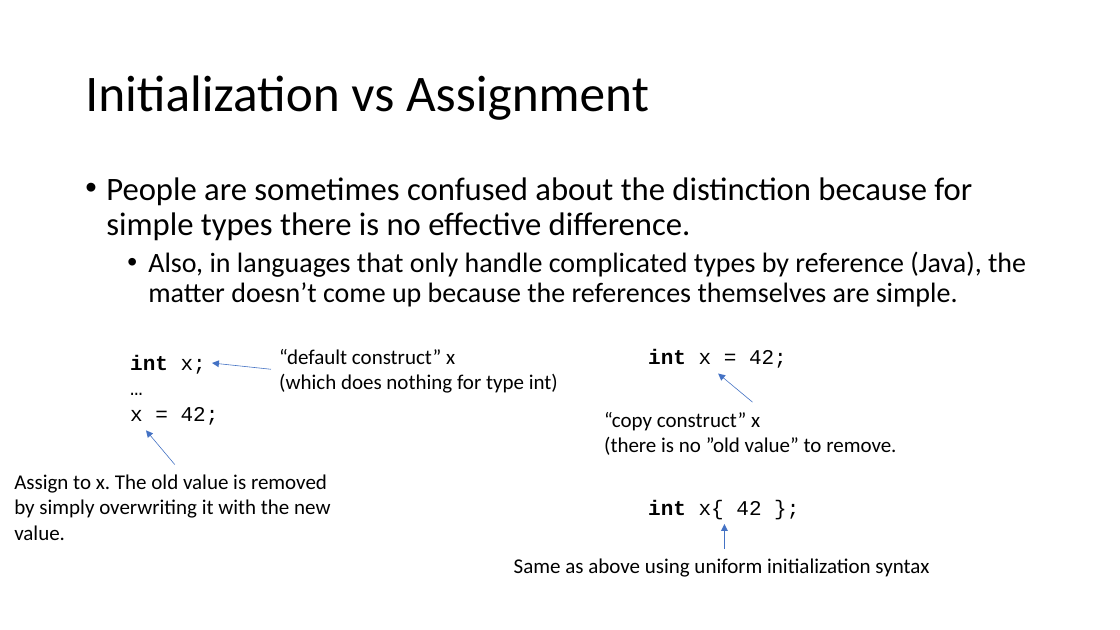
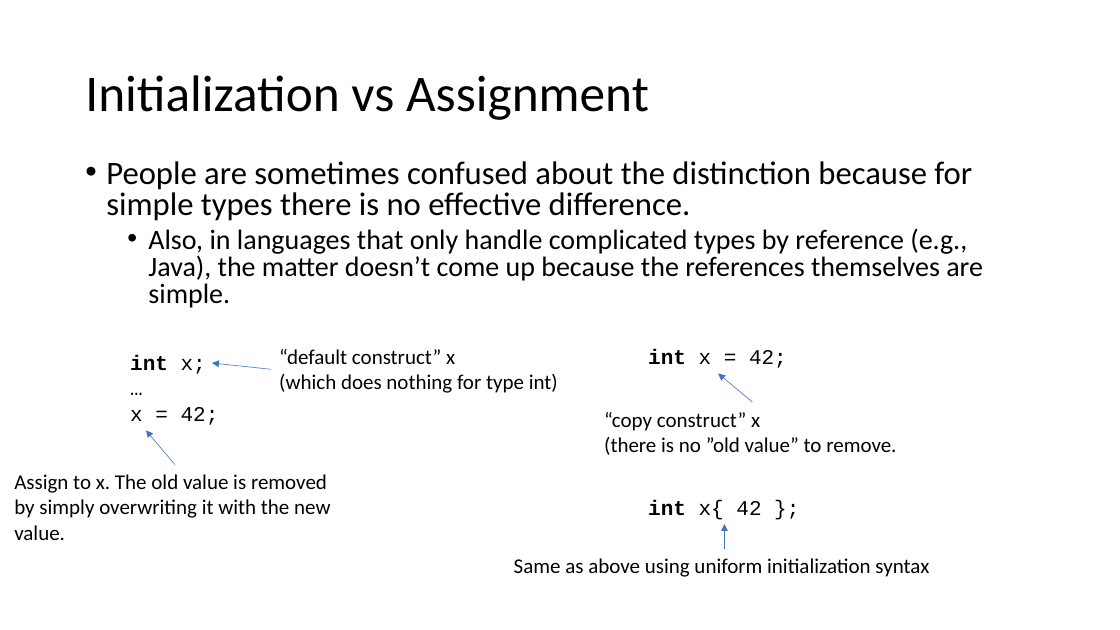
Before and after one commit to pchapin/cpp, a slide deck: slide 20 of BigInteger/doc/LifeCycle.pptx. Drawn at 1120x630 pixels with LibreOffice and Linux fonts; fonts in the diff are those of the drawing. Boxes give left, top, right and bottom in pixels: in the first picture for what was removed or moved away, otherwise in the second. Text is boxed around its words. In the diff, an @@ line names an element or a change of style, - is before the commit and + after.

```diff
--- a/BigInteger/doc/LifeCycle.pptx
+++ b/BigInteger/doc/LifeCycle.pptx
@@ text "People are sometimes confused about ...": place and size @@
-text "People are sometimes confused about ..." at (106,177,1026,307)
+text "People are sometimes confused about ..." at (106,161,983,308)
@@ text at (106,161,972,221): line spacing 0.9 to 0.8 @@
@@ text at (148,229,983,308): text changed @@
-  • Also, in languages that only handle complicated types by reference (Java), the matter doesn’t come up because the references themselves are simple.
+  • Also, in languages that only handle complicated types by reference (e.g., Java), the matter doesn’t come up because the references themselves are simple.
```
Also in this commit, not shown: 9 other slides changed, 5 other files.
